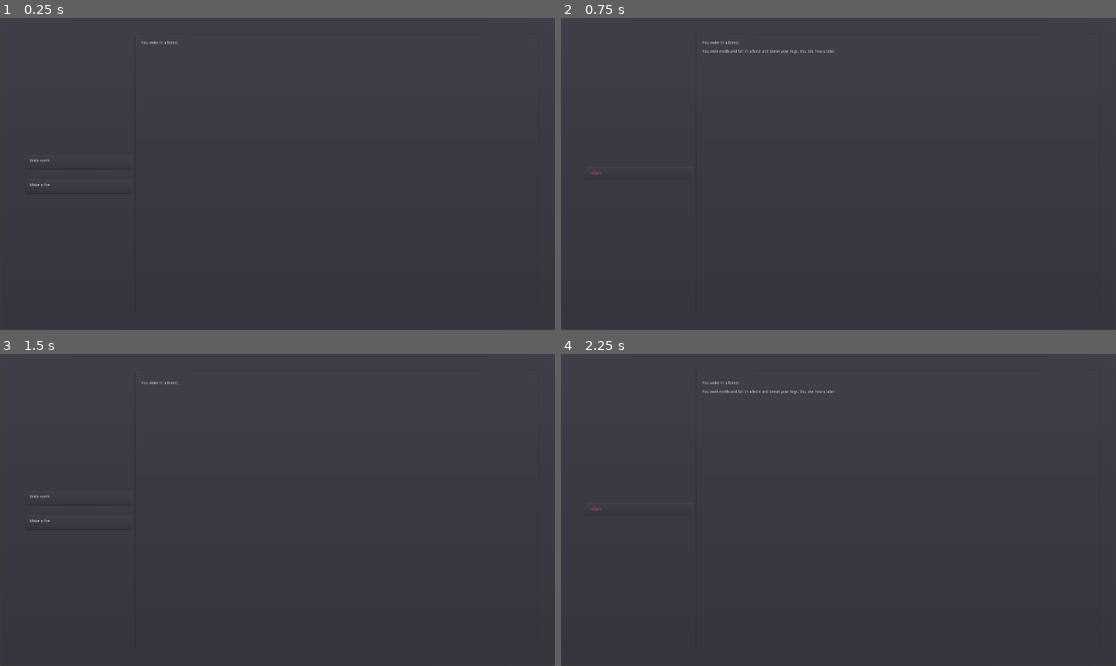
Above: before the commit, frames 1-4 (two rows, left to right).
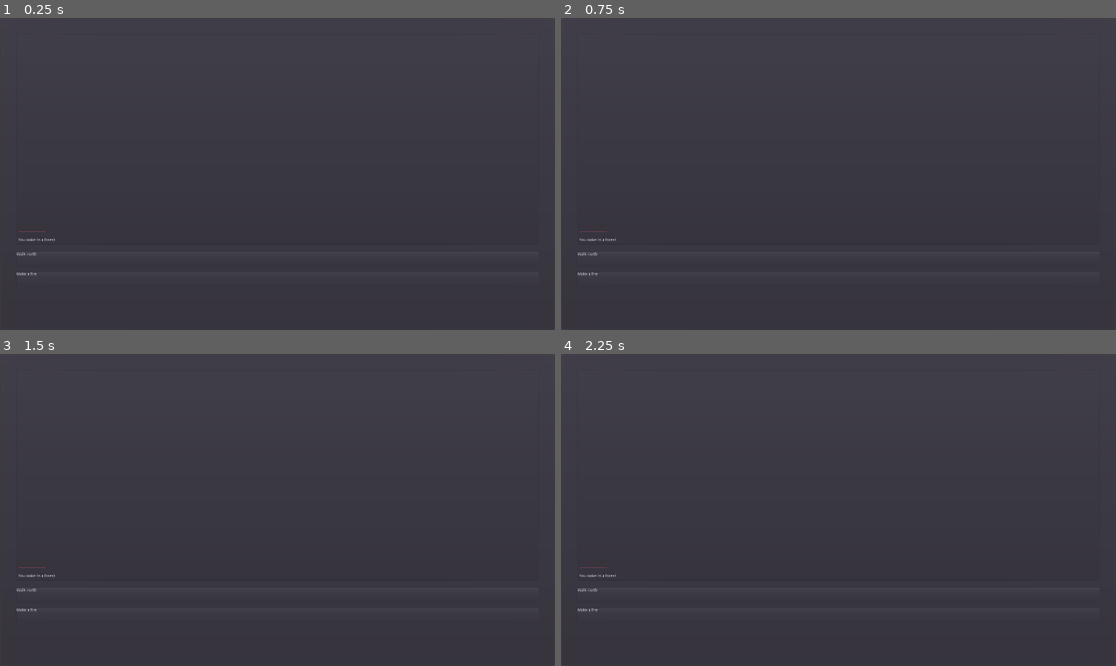
Above: after the commit, the same moments.

Repository: James-Fraser-Jones/dollaralife
Game: Godot game, scene res://scenes/main/Main.tscn
The game is run twice, just before and just after one commit, with the same random seed, the same clock (stepped at 60 frames per second) and the same inputs.
Inputs (mouse positions are in pixels of both pictures, inside the frame that each line leads up to):
- Up to frame 1 (0.25 s): no input
- Up to frame 2 (0.75 s): click (638, 161) at 0.52 s
- Up to frame 3 (1.5 s): click (77, 510) at 1.27 s
- Up to frame 4 (2.25 s): click (638, 497) at 2.02 s

The runs differ from the first frame. In frame 1, 0.2% of the frame differs, in the area x 3-97%, y 7-83%; in frame 2, 0.3%; in frame 3, 0.2%; in frame 4, 0.2%.

Commit message:
almost finished custom markup format and file reading

Diff:
--- a/scenes/choice_button/ChoiceButton.tscn
+++ b/scenes/choice_button/ChoiceButton.tscn
@@ -3,27 +3,26 @@
 [ext_resource path="res://scenes/choice_button/ChoiceButton.gd" type="Script" id=1]
 
 [node name="ChoiceButton" type="MarginContainer"]
-margin_right = 137.0
-margin_bottom = 45.0
+margin_right = 115.0
+margin_bottom = 65.0
 size_flags_horizontal = 3
 size_flags_vertical = 3
 custom_constants/margin_top = 15
-custom_constants/margin_left = 30
-custom_constants/margin_bottom = 15
 script = ExtResource( 1 )
 __meta__ = {
 "_edit_use_anchors_": false
 }
 
 [node name="RichTextLabel" type="RichTextLabel" parent="."]
-margin_left = 30.0
 margin_top = 15.0
-margin_right = 137.0
+margin_right = 115.0
 margin_bottom = 65.0
 rect_min_size = Vector2( 0, 50 )
 bbcode_enabled = true
-bbcode_text = "Example text."
-text = "Example text."
+bbcode_text = "
+	Example text"
+text = "
+	Example text"
 fit_content_height = true
 
 [node name="Button" type="Button" parent="RichTextLabel"]
--- a/scenes/main/Main.gd
+++ b/scenes/main/Main.gd
@@ -1,30 +1,86 @@
 extends Control
 
+export var story_name : String = "example"
 export var start_index : int = 0
+
 const ChoiceButton = preload("res://scenes/choice_button/ChoiceButton.tscn")
 
 var game_log : RichTextLabel
+var game_log_scroll : ScrollContainer
 var game_buttons : VBoxContainer
 
 func _ready():
-	game_log = $PanelContainer/MarginContainer/HSplitContainer/MarginContainer/PanelContainer/GameLog
-	game_buttons = $PanelContainer/MarginContainer/HSplitContainer/ScrollContainer/GameButtons
+	#set aliases
+	game_log_scroll = $PanelContainer/MarginContainer/VSplitContainer/MarginContainer/PanelContainer/GameLogScroll
+	game_log = $PanelContainer/MarginContainer/VSplitContainer/MarginContainer/PanelContainer/GameLogScroll/GameLog
+	game_buttons = $PanelContainer/MarginContainer/VSplitContainer/ScrollContainer/GameButtons
+
+	#read file
+	var file : File = File.new()
+	file.open("res://stories/" + story_name + ".txt", file.READ)
+	var story_text : String = file.get_as_text()
+	file.close()
+
+	#parse file into clauses
+	var regex : RegEx = RegEx.new()
+	var reg_string : String = "[!?]\\d+(\\[\\n[\\s\\S]*?\\n\\]|\\n[^\\n]*)" #backslashes have to be escaped
+	regex.compile(reg_string)
+	var clauses : Array = []
+	for clause in regex.search_all(story_text):
+		clauses.push_back(clause.get_string())
+
+	#for clause in clauses:
+	#	print("Clause:")
+	#	print(clause)
+	#	print("End Clause:")
+
+	#var hmm : Dictionary = {
+	#	"new_snippet" : true 	#whether first character is ! or ?
+	#,	"index" : 0 			#what the number is
+	#,	"text" : "Hello world!" #either next line or everything after first newline minus last 2 characters (a newline and closing brace)
+	#}
+
+	#split on first newline
+	#check first character to determine whether snippet or choice
+	#check last character to determine whether short or long
+	#retrieve number (ignoring last character if necessary)
+	#if short, text is rest of content
+	#if long, text is rest of content ignoring last two chars
+
+	#transform clauses into array of dictionaries
+	var story : Array = []
+	var current_snippet : Dictionary = {
+		"index": 0
+	,  	"text": ""
+	,  	"choices": []
+	}
+	for clause in clauses:
+		var lines : Array = clause.split("\n", true, 1) #split on first newline
+
+	#start game
 	update_ui(start_index)
 
 func update_ui(new_index):
 	if new_index == -1:
-		game_log.bbcode_text = "\n"
+		game_log.bbcode_text = ""
 		update_ui(start_index)
 	else:
+		#add divider to log
+		game_log.bbcode_text += "\n\n[color=#ff6680]-------------------[/color]\n\n"
+
 		#find new snippet
 		var new_snippet : Dictionary
 		for snippet in story:
-			if snippet.index == new_index:
+			if snippet.index == new_index: #linear time search is expensive
 				new_snippet = snippet
 				break
 
 		#add snippet text to log
-		game_log.bbcode_text += ("\n\t" + new_snippet.text + "\n")
+		game_log.bbcode_text += new_snippet.text #("\n\t" + new_snippet.text + "\n")
+
+		#scroll log to bottom
+		yield(get_tree(), "idle_frame")
+		game_log_scroll.scroll_vertical = game_log_scroll.get_v_scrollbar().max_value
 
 		#remove all current buttons
 		for child in game_buttons.get_children():
@@ -35,13 +91,13 @@
 		if new_snippet.choices.size() > 0:
 			for choice in new_snippet.choices:
 				var choice_button = ChoiceButton.instance()
-				choice_button.get_child(0).bbcode_text = "\n\t" + choice.text
+				choice_button.get_child(0).bbcode_text = choice.text
 				#why do I need to use a custom signal for this? why can't I just connect to the button's signal instead?
 				choice_button.connect("pressed", self, "update_ui", [choice.index], CONNECT_ONESHOT)
 				game_buttons.add_child(choice_button)
 		else:
 			var choice_button = ChoiceButton.instance()
-			choice_button.get_child(0).bbcode_text = "\n\t" + "[color=#ff6680]RESET[/color]"
+			choice_button.get_child(0).bbcode_text = "[color=#ff6680]RESET[/color]"
 			choice_button.connect("pressed", self, "update_ui", [-1], CONNECT_ONESHOT)
 			game_buttons.add_child(choice_button)
 
@@ -66,13 +122,35 @@
 ,
 	{ 	"index": 1
 	,  	"text": "You walk north and fall in a hole and break your legs. You die hours later."
-	,  	"choices": [
-		]
+	,  	"choices": []
 	}
 ,
 	{ 	"index": 2
-	,  	"text": "You make a fire and the glow illuminates a shadowy figure in the trees. Your breath is suddenly sucked away and you die of suffocation."
+	,  	"text": "You make a fire and the glow illuminates a shadowy figure in the trees. Your breath is suddenly sucked away."
 	,  	"choices": [
+			{	"index": 3
+			,	"text": "Gasp for breath"
+			}
+		,
+			{	"index": 4
+			,	"text": "Accept death"
+			}
+		,
+			{	"index": 5
+			,	"text": "Cut open your windpipe"
+			}
 		]
 	}
+,	{	"index": 3
+	,	"text": "You desperately gasp for breath but to no avail. You're dead within minutes."
+	,	"choices": []
+	}
+,	{	"index": 4
+	,	"text": "You decide to accept death. Game over."
+	,	"choices": []
+	}
+,	{	"index": 5
+	,	"text": "You cut open your windpipe and are able to breathe freely again. You stumble through the forest in a daze and die from blood loss several hours later."
+	,	"choices": []
+	}
 ]
--- a/scenes/main/Main.tscn
+++ b/scenes/main/Main.tscn
@@ -28,47 +28,51 @@
 custom_constants/margin_left = 50
 custom_constants/margin_bottom = 50
 
-[node name="HSplitContainer" type="HSplitContainer" parent="PanelContainer/MarginContainer"]
+[node name="VSplitContainer" type="VSplitContainer" parent="PanelContainer/MarginContainer"]
 margin_left = 50.0
 margin_top = 50.0
 margin_right = 1856.0
 margin_bottom = 1016.0
-split_offset = -500
+split_offset = 250
 
-[node name="ScrollContainer" type="ScrollContainer" parent="PanelContainer/MarginContainer/HSplitContainer"]
-margin_right = 397.0
-margin_bottom = 966.0
+[node name="MarginContainer" type="MarginContainer" parent="PanelContainer/MarginContainer/VSplitContainer"]
+margin_right = 1806.0
+margin_bottom = 727.0
 size_flags_horizontal = 3
-scroll_horizontal_enabled = false
-
-[node name="GameButtons" type="VBoxContainer" parent="PanelContainer/MarginContainer/HSplitContainer/ScrollContainer"]
-margin_top = 483.0
-margin_right = 397.0
-margin_bottom = 483.0
-size_flags_horizontal = 3
-size_flags_vertical = 6
-
-[node name="MarginContainer" type="MarginContainer" parent="PanelContainer/MarginContainer/HSplitContainer"]
-margin_left = 409.0
-margin_right = 1806.0
-margin_bottom = 966.0
-size_flags_horizontal = 3
+size_flags_vertical = 3
 custom_constants/margin_right = 0
 custom_constants/margin_top = 0
 custom_constants/margin_left = 0
 custom_constants/margin_bottom = 0
 
-[node name="PanelContainer" type="PanelContainer" parent="PanelContainer/MarginContainer/HSplitContainer/MarginContainer"]
-margin_right = 1397.0
-margin_bottom = 966.0
+[node name="PanelContainer" type="PanelContainer" parent="PanelContainer/MarginContainer/VSplitContainer/MarginContainer"]
+margin_right = 1806.0
+margin_bottom = 727.0
 
-[node name="GameLog" type="RichTextLabel" parent="PanelContainer/MarginContainer/HSplitContainer/MarginContainer/PanelContainer"]
+[node name="GameLogScroll" type="ScrollContainer" parent="PanelContainer/MarginContainer/VSplitContainer/MarginContainer/PanelContainer"]
 margin_left = 7.0
 margin_top = 7.0
-margin_right = 1390.0
-margin_bottom = 959.0
+margin_right = 1799.0
+margin_bottom = 720.0
+scroll_horizontal_enabled = false
+
+[node name="GameLog" type="RichTextLabel" parent="PanelContainer/MarginContainer/VSplitContainer/MarginContainer/PanelContainer/GameLogScroll"]
+margin_top = 698.0
+margin_right = 1792.0
+margin_bottom = 713.0
 size_flags_horizontal = 3
+size_flags_vertical = 10
 bbcode_enabled = true
-text = "
-"
+fit_content_height = true
 scroll_following = true
+
+[node name="ScrollContainer" type="ScrollContainer" parent="PanelContainer/MarginContainer/VSplitContainer"]
+margin_top = 739.0
+margin_right = 1806.0
+margin_bottom = 966.0
+size_flags_vertical = 3
+scroll_horizontal_enabled = false
+
+[node name="GameButtons" type="VBoxContainer" parent="PanelContainer/MarginContainer/VSplitContainer/ScrollContainer"]
+margin_right = 1806.0
+size_flags_horizontal = 3
Not shown, added: stories/example.txt
Not shown, added: stories/regex.txt
